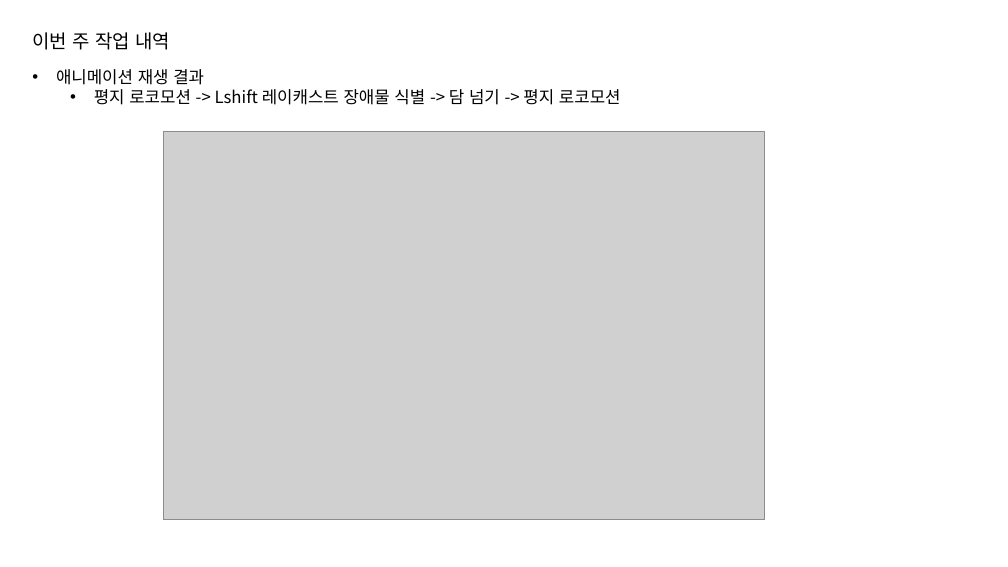
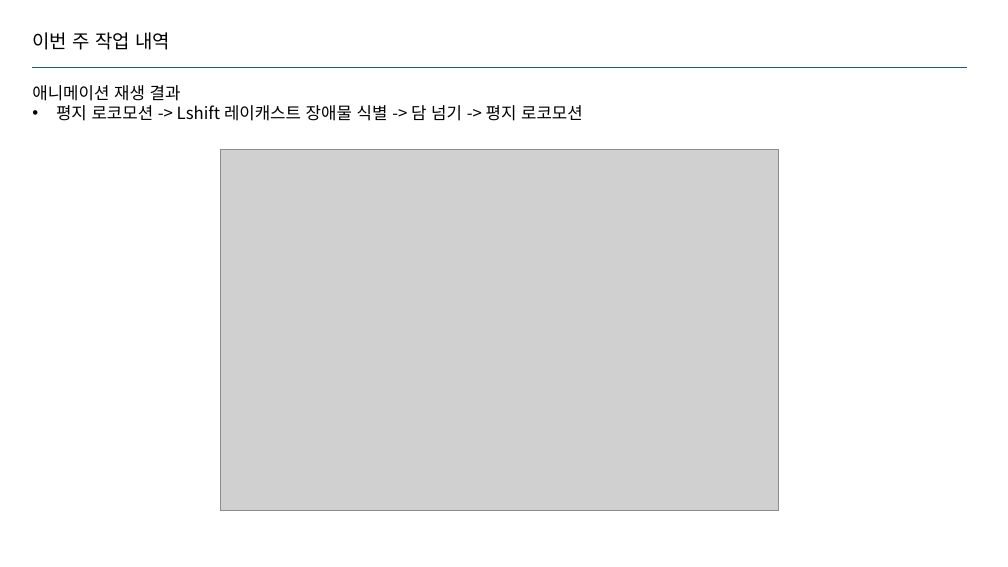
Before and after one commit to jhk0701/PA26-Character-Animation-Parkour, a slide deck: slide 6 of PPT/week2.pptx. Drawn at 1008x567 pixels with LibreOffice and Linux fonts; fonts in the diff are those of the drawing; grey boxes stand for pictures. Boxes give left, top, right and bottom in pixels: in the first picture for what was removed or moved away, otherwise in the second. Text is boxed around its words. In the diff, an @@ line names an element or a change of style, - is before the commit and + after.

```diff
--- a/PPT/week2.pptx
+++ b/PPT/week2.pptx
@@ text "애니메이션 재생 결과": place and size @@
-text "애니메이션 재생 결과" at <box>56,69,621,105</box>
+text "애니메이션 재생 결과" at <box>32,85,583,121</box>
@@ text "애니메이션 재생 결과" at <box>32,85,583,121</box>: bullet • to none; list level 2 to 1 in "평지 로코모션 -> Lshift 레이캐스트 ..." @@
@@ line added from (32, 68) to (967, 68), #156082 1.5 pt @@
@@ picture: place and size @@
-picture at <box>163,132,765,520</box>
+picture at <box>220,149,779,510</box>
```
Also in this commit, not shown: 4 other slides changed, 1 other file.
